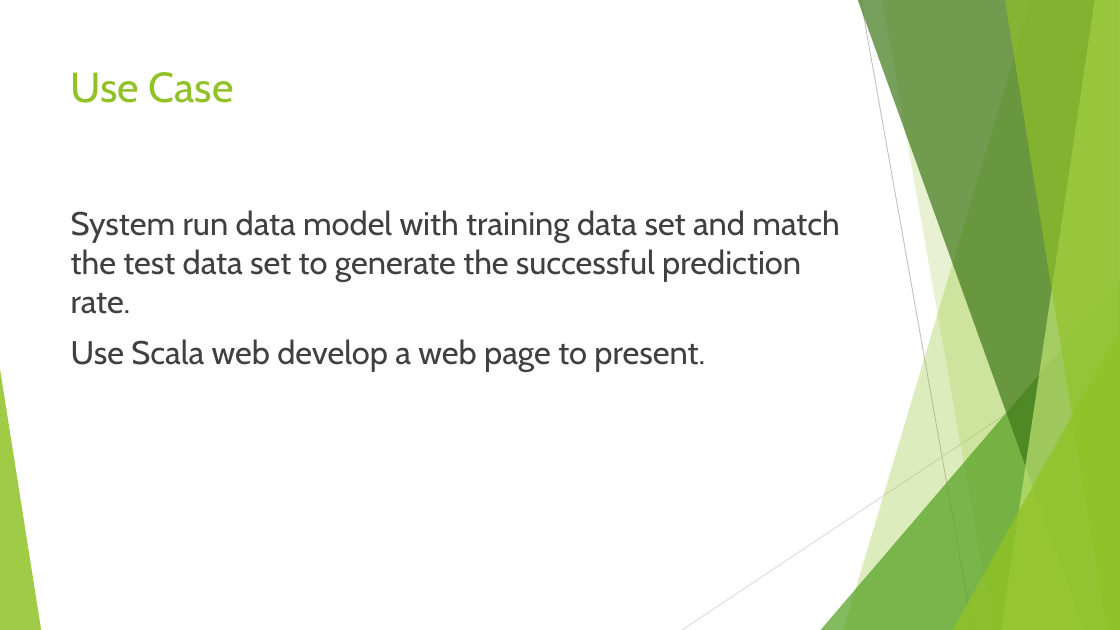
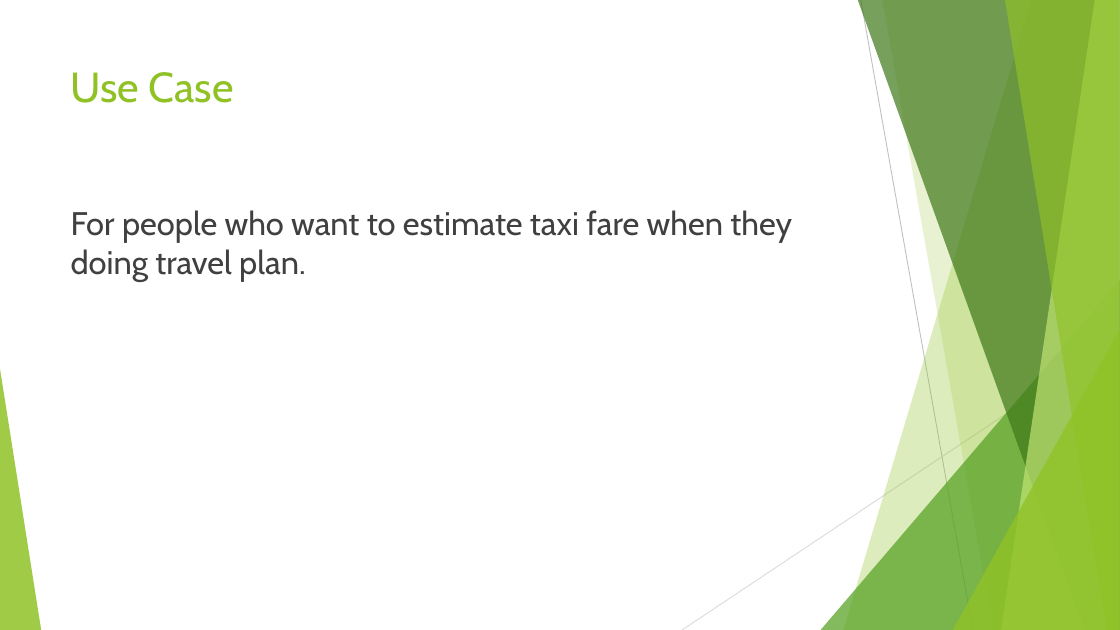
Before and after one commit to JIMsZHOU/Taxi-fare-prediction, a slide deck: slide 2 of CSYE7200-2019Spring Final Project Presentation.pptx. Drawn at 1120x630 pixels with LibreOffice and Linux fonts; fonts in the diff are those of the drawing. Boxes give left, top, right and bottom in pixels: in the first picture for what was removed or moved away, otherwise in the second. Text is boxed around its words. In the diff, an @@ line names an element or a change of style, - is before the commit and + after.

```diff
--- a/CSYE7200-2019Spring Final Project Presentation.pptx
+++ b/CSYE7200-2019Spring Final Project Presentation.pptx
@@ text at <box>71,210,792,282</box>: text changed @@
-System run data model with training data set and match the test data set to generate the successful prediction rate.
-Use Scala web develop a web page to present.
+For people who want to estimate taxi fare when they doing travel plan.
```
Also in this commit, not shown: 1 other slide changed.
